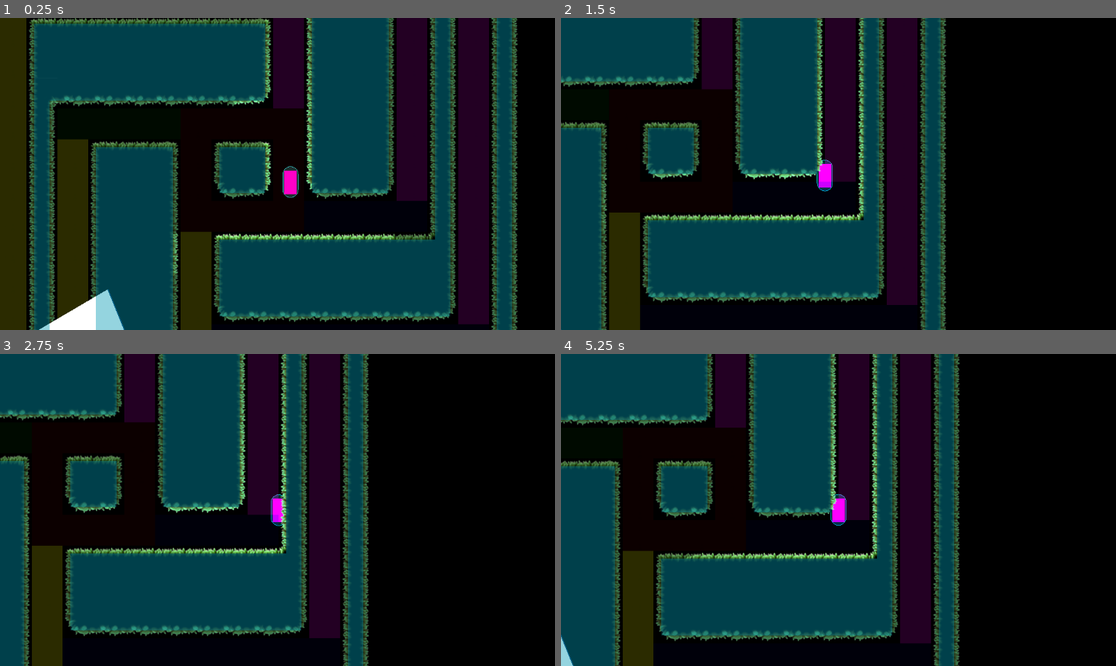
Above: before the commit, frames 1-4 (two rows, left to right).
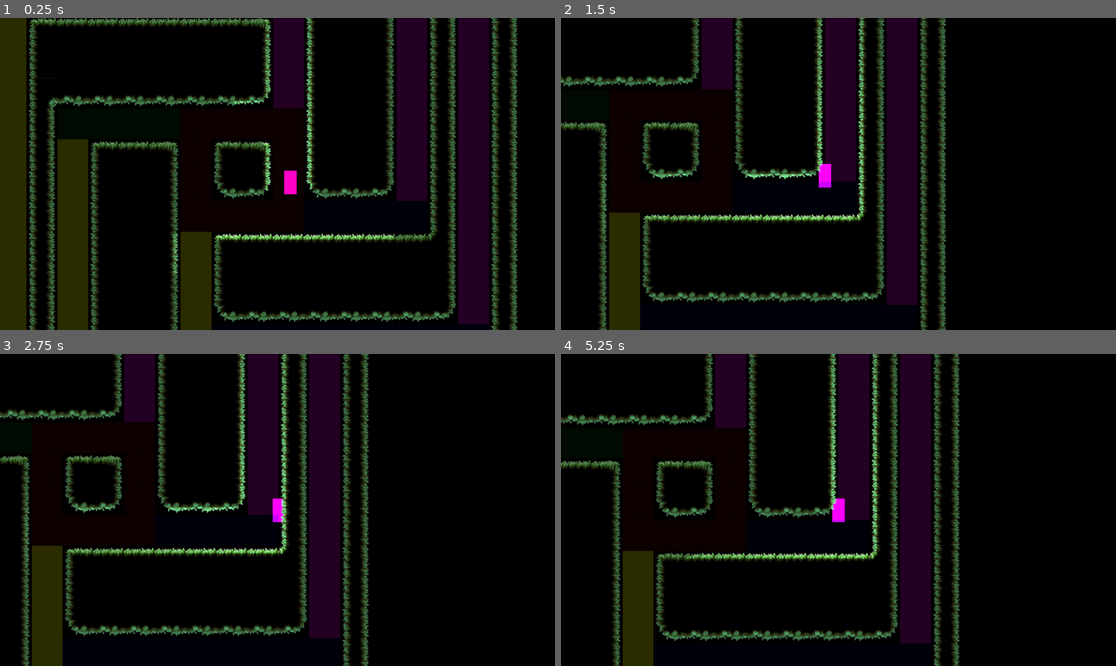
Above: after the commit, the same moments.

Repository: kit-solent/refrigerate
Game: Godot game, scene res://core/ingame.tscn
The game is run twice, just before and just after one commit, with the same random seed, the same clock (stepped at 60 frames per second) and the same inputs.
Inputs:
- Up to frame 1 (0.25 s): no input
- Up to frame 2 (1.5 s): hold Right (player right) 0.53-1.28 s; tap Up (player jump) at 0.77 s; hold Left (player left) from 1.28 s (still down)
- Up to frame 3 (2.75 s): tap Up (player jump) at 1.52 s; release Left (player left) at 2.03 s; hold Right (player right) from 2.03 s (still down)
- Up to frame 4 (5.25 s): tap Up (player jump) at 3.02, 3.77, 4.52 s; release Right (player right) at 3.53 s; hold Left (player left) from 3.53 s (still down)

The runs differ from the first frame. In frame 1, 45% of the frame differs, in the area x 6-93%, y 0-100%; in frame 2, 33%; in frame 3, 30%; in frame 4, 35%.

Commit message:
SaveBot commit at 2024-11-15 18:39:43

Diff:
--- a/core/core.gd
+++ b/core/core.gd
@@ -33,9 +33,9 @@
 		main = get_node("/root/ingame")
 
 	# set Godot's default debugging hints to match the games debug state.
-	get_tree().debug_collisions_hint = debug
-	get_tree().debug_paths_hint = debug
-	get_tree().debug_navigation_hint = debug
+	#get_tree().debug_collisions_hint = debug
+	#get_tree().debug_paths_hint = debug
+	#get_tree().debug_navigation_hint = debug
 
 func _process(_delta:float):
 	# the frame is a debug frame if the debug key has been pressed and we are in debug mode.
--- a/core/ingame.tscn
+++ b/core/ingame.tscn
@@ -1,10 +1,15 @@
-[gd_scene load_steps=6 format=3 uid="uid://c1dv2h730m0gk"]
+[gd_scene load_steps=8 format=3 uid="uid://c1dv2h730m0gk"]
 
 [ext_resource type="Theme" uid="uid://eqk6sg10ucwa" path="res://core/resources/theme.tres" id="1_sdiib"]
 [ext_resource type="Script" path="res://core/ingame.gd" id="1_ul41f"]
 [ext_resource type="PackedScene" uid="uid://d0un0qo6u4dpf" path="res://core/player/player.tscn" id="2_nqatk"]
 [ext_resource type="PackedScene" uid="uid://usl2ja3hvpxp" path="res://core/resources/inventory_slot.tscn" id="3_yiyqq"]
 [ext_resource type="PackedScene" uid="uid://s8hhu4jxydb" path="res://levels/level1.tscn" id="5_shstq"]
+[ext_resource type="Shader" path="res://core/resources/shaders/screen_shake.gdshader" id="6_4dejo"]
+
+[sub_resource type="ShaderMaterial" id="ShaderMaterial_hdian"]
+render_priority = 0
+shader = ExtResource("6_4dejo")
 
 [node name="ingame" type="Control"]
 layout_mode = 3
@@ -87,7 +92,7 @@
 [node name="view" type="SubViewport" parent="h_box_container/panel/view"]
 transparent_bg = true
 handle_input_locally = false
-size = Vector2i(2, 2)
+size = Vector2i(1152, 648)
 render_target_update_mode = 4
 
 [node name="world" type="Node2D" parent="h_box_container/panel/view/view"]
@@ -95,6 +100,7 @@
 [node name="meta" type="Node2D" parent="h_box_container/panel/view/view/world"]
 
 [node name="darkener" type="CanvasModulate" parent="h_box_container/panel/view/view/world/meta"]
+visible = false
 color = Color(0, 0, 0, 1)
 
 [node name="camera" type="Camera2D" parent="h_box_container/panel/view/view/world/meta"]
@@ -117,3 +123,8 @@
 position = Vector2(100, 0)
 
 [node name="level1" parent="h_box_container/panel/view/view/world" instance=ExtResource("5_shstq")]
+
+[node name="color_rect" type="ColorRect" parent="h_box_container/panel"]
+material = SubResource("ShaderMaterial_hdian")
+layout_mode = 2
+color = Color(1, 1, 1, 0)
--- /dev/null
+++ b/core/resources/shaders/screen_shake.gdshader
@@ -0,0 +1,16 @@
+shader_type spatial;
+
+uniform sampler2D screen_texture:hint_screen_texture, repeat_disable, filter_nearest;
+
+void vertex() {
+	COLOR = texture(screen_texture)
+}
+
+void fragment() {
+	// Called for every pixel the material is visible on.
+}
+
+//void light() {
+	// Called for every pixel for every light affecting the material.
+	// Uncomment to replace the default light processing function with this one.
+//}
--- a/core/tools.gd
+++ b/core/tools.gd
@@ -499,6 +499,9 @@
 
 	# TODO polygons = merge_polygons(polygons)
 
+	if Core.debug_frame:
+		print(polygons)
+
 	return polygons
 
 func find_corners(point1: Vector2, point2: Vector2, target:Vector2, bounds:Rect2, direction:bool = false):
--- /dev/null
+++ b/explosion/explosion.tscn
@@ -0,0 +1,3 @@
+[gd_scene format=3 uid="uid://wsmubmhcv0oc"]
+
+[node name="explosion" type="Node2D"]
--- a/levels/level1.tscn
+++ b/levels/level1.tscn
@@ -1,15 +1,6 @@
-[gd_scene load_steps=3 format=4 uid="uid://s8hhu4jxydb"]
+[gd_scene load_steps=2 format=4 uid="uid://s8hhu4jxydb"]
 
 [ext_resource type="PackedScene" uid="uid://c6awmk0g3vary" path="res://core/map.tscn" id="1_japuw"]
-[ext_resource type="PackedScene" uid="uid://ctwsyo8iq6tg8" path="res://portals/portal.tscn" id="2_eug51"]
 
 [node name="level1" instance=ExtResource("1_japuw")]
 tile_map_data = PackedByteArray("AAACAPr/AAAAAAEAAAADAPr/AAABAAEAAAAEAPv/AAACAAEAAAAGAPv/AAADAAEAAAAGAPz/AAADAAEAAAAGAA …(8640 unchanged characters)…
-
-[node name="portal" parent="." index="0" instance=ExtResource("2_eug51")]
-position = Vector2(71.4334, 352.304)
-
-[node name="line" parent="portal" index="0"]
-points = PackedVector2Array(-273.433, 87.696, -351.433, -104.304)
-
-[editable path="portal"]
--- a/portals/portal.gd
+++ b/portals/portal.gd
@@ -5,8 +5,7 @@
 @onready var target:Node = Core.main.get_player()
 
 func _ready():
-	if pair:
-		pair.get_node("camera").custom_viewport = $sub_viewport
+	$sub_viewport.world_2d = get_viewport().world_2d
 
 	# find the bounding rectangle of the line, expand it for error margin, and assign it to the on screen notifyer.
 	$on_screen_notifier.rect = Core.tools.line_bounds($line.points).grow(64)
@@ -14,11 +13,17 @@
 func _process(_delta:float):
 	# the portal is only drawn if on the local screen. This works with multiplayer, only showing the portal to those who can see it.
 	# the portal should also only be drawn if it's target is within a certain distance of the portal.
-	if $on_screen_notifier.is_on_screen():
-		set_view(target)
+	if pair:
+		$sub_viewport/camera_2d.global_position = global_position + (target.global_position - pair.global_position)
+		if $on_screen_notifier.is_on_screen():
+			set_view(target)
+		if Core.debug_frame:
+			on = not on
 
+var on = true
 @warning_ignore("shadowed_variable")
 func set_view(target:Node):
+	if not on:return
 	# clear the existing polygons
 	clear_view()
 
@@ -27,6 +32,9 @@
 	for i in polygons:
 		var new = Polygon2D.new()
 		new.polygon = i
+
+		# a texture storage node is used because dealing with NodePaths and viewport textures from code is messy.
+		new.texture = pair.get_node("texture_storage").texture
 		$view.add_child(new)
 
 func clear_view():
@@ -37,10 +45,15 @@
 		$view.remove_child(i)
 		i.queue_free()
 
-func get_local_bounds(margin:float = 0):
+func get_local_bounds(margin:float = 64):
 	"""
 	Returns the viewport rect in local space and expands it a little for error margin.
 	"""
+	# TODO TODO TODO TODO TODO TODO TODO: There is actually flicker than you can quite easily see
+	# for complex shapes.
+	# without the margin certain polygons flicker for certain target positions.
+	# the margin removes this but it could be worth fixing for a zero margin.
+
 	# this is the viewport rect in global coordinates.
 	var global_rect = (get_viewport_rect() * get_viewport_transform()).grow(margin)
 
--- a/portals/portal.tscn
+++ b/portals/portal.tscn
@@ -1,6 +1,9 @@
-[gd_scene load_steps=2 format=3 uid="uid://ctwsyo8iq6tg8"]
+[gd_scene load_steps=3 format=3 uid="uid://ctwsyo8iq6tg8"]
 
 [ext_resource type="Script" path="res://portals/portal.gd" id="1_pu3ti"]
+
+[sub_resource type="ViewportTexture" id="ViewportTexture_fyvk7"]
+viewport_path = NodePath("sub_viewport")
 
 [node name="portal" type="Node2D"]
 script = ExtResource("1_pu3ti")
@@ -13,6 +16,8 @@
 [node name="sub_viewport" type="SubViewport" parent="."]
 disable_3d = true
 
+[node name="camera_2d" type="Camera2D" parent="sub_viewport"]
+
 [node name="view" type="Node2D" parent="."]
 
 [node name="on_screen_notifier" type="VisibleOnScreenNotifier2D" parent="."]
@@ -20,4 +25,8 @@
 
 [node name="camera" type="Camera2D" parent="."]
 
+[node name="texture_storage" type="Polygon2D" parent="."]
+visible = false
+texture = SubResource("ViewportTexture_fyvk7")
+
 [connection signal="screen_exited" from="on_screen_notifier" to="." method="clear_view"]
--- /dev/null
+++ b/water/spring.gd
@@ -0,0 +1,24 @@
+extends Node2D
+
+var velocity = 0
+var force = 0
+var height = position.y
+var target_height = position.y + 500 # for testing
+var spring_constant = 0.015
+var damping = 0.03
+
+func update(k:float, d:float):
+	height = position.y
+
+	var x = height - target_height
+	var loss = -d * velocity
+
+	force = -k*x + loss
+
+	velocity += force
+
+	position.y += velocity
+
+
+func _physics_process(delta:float):
+	update(spring_constant, damping)
--- /dev/null
+++ b/water/spring.tscn
@@ -0,0 +1,20 @@
+[gd_scene load_steps=4 format=3 uid="uid://clx58lsdco3a2"]
+
+[ext_resource type="Script" path="res://water/spring.gd" id="1_e6ydv"]
+
+[sub_resource type="Gradient" id="Gradient_0yr1r"]
+interpolation_mode = 1
+colors = PackedColorArray(0, 0, 1, 1, 1, 1, 1, 0)
+
+[sub_resource type="GradientTexture2D" id="GradientTexture2D_2gt0m"]
+gradient = SubResource("Gradient_0yr1r")
+fill = 1
+fill_from = Vector2(0.5, 0.5)
+fill_to = Vector2(0.864957, 0.846154)
+
+[node name="spring" type="Node2D"]
+script = ExtResource("1_e6ydv")
+
+[node name="sprite_2d" type="Sprite2D" parent="."]
+scale = Vector2(0.25, 0.25)
+texture = SubResource("GradientTexture2D_2gt0m")
--- /dev/null
+++ b/water/water.gd
@@ -0,0 +1,11 @@
+extends Node2D
+
+
+# Called when the node enters the scene tree for the first time.
+func _ready() -> void:
+	pass # Replace with function body.
+
+
+# Called every frame. 'delta' is the elapsed time since the previous frame.
+func _process(delta: float) -> void:
+	pass
--- /dev/null
+++ b/water/water.tscn
@@ -0,0 +1,28 @@
+[gd_scene load_steps=3 format=3 uid="uid://dkrdhmdbjussb"]
+
+[ext_resource type="Script" path="res://water/water.gd" id="1_ip5ep"]
+[ext_resource type="PackedScene" uid="uid://clx58lsdco3a2" path="res://water/spring.tscn" id="2_wrgai"]
+
+[node name="water" type="Node2D"]
+script = ExtResource("1_ip5ep")
+
+[node name="spring" parent="." instance=ExtResource("2_wrgai")]
+position = Vector2(32, 88)
+
+[node name="spring2" parent="." instance=ExtResource("2_wrgai")]
+position = Vector2(112, 88)
+
+[node name="spring3" parent="." instance=ExtResource("2_wrgai")]
+position = Vector2(192, 88)
+
+[node name="spring4" parent="." instance=ExtResource("2_wrgai")]
+position = Vector2(264, 88)
+
+[node name="spring5" parent="." instance=ExtResource("2_wrgai")]
+position = Vector2(336, 88)
+
+[node name="spring6" parent="." instance=ExtResource("2_wrgai")]
+position = Vector2(416, 88)
+
+[node name="spring7" parent="." instance=ExtResource("2_wrgai")]
+position = Vector2(488, 88)
